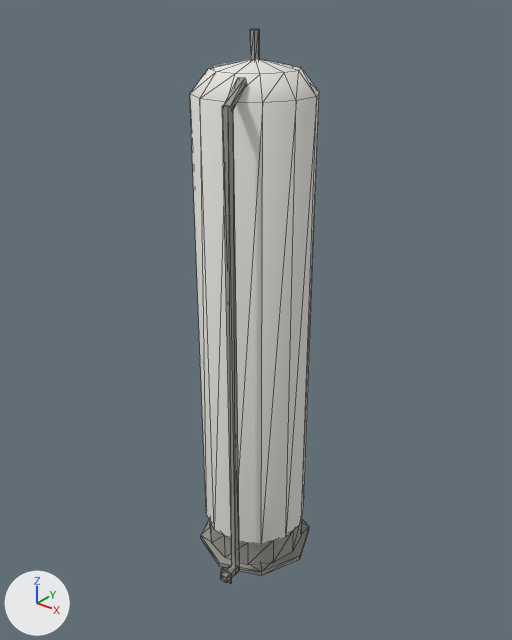
Two versions of the glTF model public/models/tank_v_lod1.glb, one commit apart.
Rendered twice from a camera (50 mm lens) standing at (21.3, -26.6, 31.3) and looking at (0.2, -0.2, 15.0). Arrows for +X, +Y and +Z are at lower left; the lights stay in place. The older version comes first. Mesh edges are drawn as thin lines. Vertices at exactly the same position are counted once.

The first picture shows 'TANK_V_Body'.
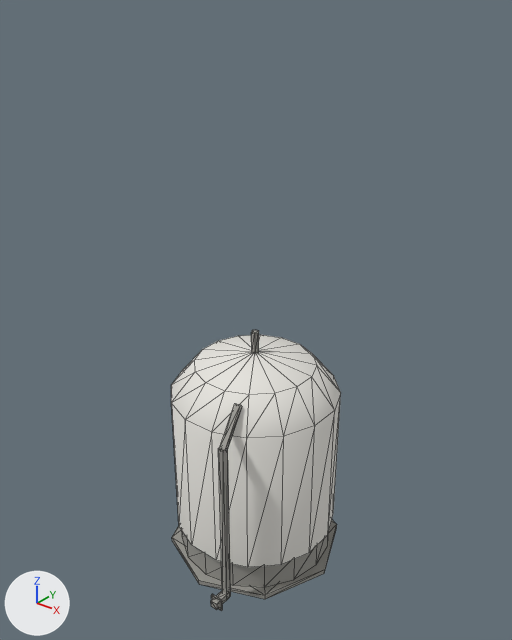
Diff of the bpy script that builds the scene:
```diff
--- a/public/models/tank_v_lod1.glb.py
+++ b/public/models/tank_v_lod1.glb.py
@@ me_tank_v_body @@
 # used by ob_tank_v_body; parent = ob_tank_v; location = (0.0, -0.6, 14.6); scale = (14.6, 14.6, 14.6)
 # verts and faces of me_tank_v_body; kept vertices keep their numbers, new ones are numbered from 121
-me_tank_v_body.from_pydata(...)  # 121 vertices, 162 faces; spans x -0.23..0.23, y -0.27..0.27, z -1.0..1.0
+me_tank_v_body.from_pydata(...)  # 141 vertices, 190 faces; spans x -0.73..0.73, y -0.81..0.81, z -1.0..1.0
+# me_tank_v_body part 1: the loose piece of 16 vertices spanning x -0.23..0.23, y -0.19..0.27, z -1.0..-0.98 is scaled about its middle by (3.12, 3.12, 2.07), then moved by (0.0, 0.04, 0.01)
+# me_tank_v_body part 2: a new loose piece, a box spanning x 0.287..0.344, y -0.812..-0.664, z -0.901..-0.845, in mat_mat_claydark (grey #9a9993)
+# me_tank_v_body part 3: the loose piece of 8 vertices spanning x 0.08..0.11, y -0.21..-0.19, z -0.95..0.82 is scaled about its middle by (2.07, 2.06, 0.79), then moved by (0.22, -0.46, -0.13)
+# me_tank_v_body part 4: a new loose piece, a box spanning x 0.266..0.365, y -0.784..-0.77, z -0.922..-0.823, in mat_mat_claydark (grey #9a9993)
+# me_tank_v_body part 5: the loose piece of 12 vertices spanning x -0.02..0.02, y 0.03..0.05, z 0.9..1.0 is scaled about its middle by 2.06, then moved by (0.0, 0.04, -0.05)
+# me_tank_v_body part 6: a new loose piece of 49 vertices spanning x -0.66..0.66, y -0.57..0.74, z -0.72..0.83, in mat_mat_clay (white #e6e4de)
+# me_tank_v_body part 7: a new loose piece of 32 vertices spanning x -0.64..0.64, y -0.56..0.73, z -0.96..-0.71, in mat_mat_claydark (grey #9a9993)
+# me_tank_v_body part 8: the loose piece of 37 vertices spanning x -0.2..0.2, y -0.16..0.24, z -0.86..0.92 is deleted
+# me_tank_v_body part 9: the loose piece of 24 vertices spanning x -0.2..0.2, y -0.16..0.24, z -0.98..-0.86 is deleted
+# me_tank_v_body part 10: the loose piece of 8 vertices spanning x 0.07..0.12, y -0.26..-0.25, z -0.96..-0.91 is deleted
+# me_tank_v_body part 11: the loose piece of 8 vertices spanning x 0.08..0.11, y -0.27..-0.2, z -0.95..-0.92 is deleted
+# me_tank_v_body part 12: the loose piece of 8 vertices spanning x 0.06..0.11, y -0.21..-0.1, z 0.8..0.88 is deleted
+# me_tank_v_body part 13
+verts[121] = (0.29, -0.66, 0.45)
+verts[122] = (0.3, -0.68, 0.49)  # pixel (219, 448)
+verts[123] = (0.22, -0.42, 0.7)  # pixel (234, 403)
+verts[124] = (0.21, -0.39, 0.66)
+verts[125] = (0.34, -0.67, 0.49)  # pixel (225, 450)
+verts[126] = (0.26, -0.4, 0.7)  # pixel (240, 404)
+verts[127] = (0.33, -0.64, 0.45)  # pixel (226, 452)
+verts[128] = (0.25, -0.38, 0.66)  # pixel (242, 406)
+faces += [(121, 122, 123), (121, 123, 124), (122, 125, 126), (122, 126, 123), (125, 127, 128), (125, 128, 126)]  # mat_mat_claydark (grey #9a9993)
+faces += [(121, 124, 127), (124, 128, 127)]  # mat_mat_claydark (grey #9a9993)
 me_tank_v_body.materials.append(mat_mat_claydark)
@@ ob_tank_v_body @@
 ob_tank_v_body.parent = ob_tank_v
-ob_tank_v_body.location = (0.0, -0.6, 14.6)
-ob_tank_v_body.scale = (14.6, 14.6, 14.6)
+ob_tank_v_body.location = (0.0, -0.6, 7.082)
+ob_tank_v_body.scale = (7.08, 7.08, 7.08)
```

Where the change shows, as pixel boxes [x1, y1, x2, y2] in the pictures (512 x 640 px; the box of a moved part takes in the faces that stretch with it):
'TANK_V_Body', reshaped, moved, rescaled (32% wider, 49% shorter)
    before: [190, 29, 319, 584]
    after: [171, 330, 341, 611]
part 1 of me_tank_v_body, moved or reshaped
    before: [201, 519, 309, 576]
    after: [172, 520, 337, 599]
part 2 of me_tank_v_body, added
    after: [211, 591, 229, 610]
part 3 of me_tank_v_body, moved or reshaped
    before: [222, 105, 240, 571]
    after: [218, 448, 231, 597]
part 4 of me_tank_v_body, added
    after: [211, 594, 223, 611]
part 5 of me_tank_v_body, moved or reshaped
    before: [250, 29, 260, 60]
    after: [251, 330, 259, 354]
part 6 of me_tank_v_body, added
    after: [171, 335, 341, 567]
part 7 of me_tank_v_body, added
    after: [181, 530, 328, 587]
part 8 of me_tank_v_body, deleted
    before: [190, 59, 319, 544]
part 9 of me_tank_v_body, deleted
    before: [210, 522, 302, 565]
part 10 of me_tank_v_body, deleted
    before: [221, 568, 232, 584]
part 11 of me_tank_v_body, deleted
    before: [221, 564, 238, 583]
part 12 of me_tank_v_body, deleted
    before: [224, 77, 247, 110]
part 13 of me_tank_v_body, added
    after: [219, 403, 242, 451]
